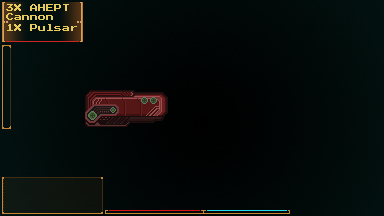
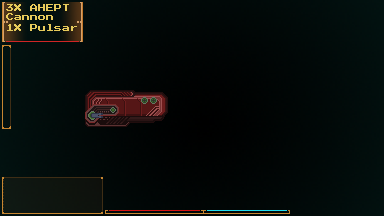
Before/after of a 384 × 216 layered artwork. What changed in the layer stack:
added layer "Layer 4" above "Layer 3" over [91, 113, 103, 118]
